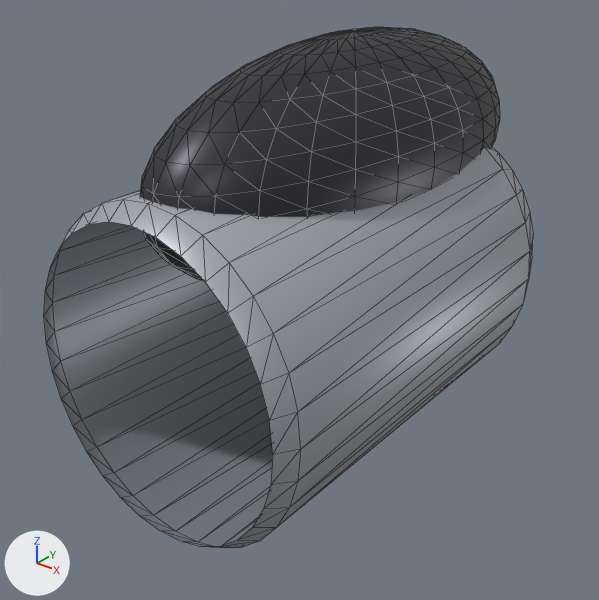
Two versions of the glTF model models/cockpit_frame.glb, one commit apart.
Rendered twice from a 50 mm lens placed at (2.04, -2.79, 1.62), pointed at (-0.08, -0.14, -0.02). The axes (+X, +Y, +Z) are drawn at lower left. The lights are the same throughout. The older version comes first. Mesh edges are drawn as thin lines. Where no turn or scale is listed for an object, it has been applied to the vertices. Vertices at exactly the same position are counted once.

The first picture shows 'cockpit_frame'.
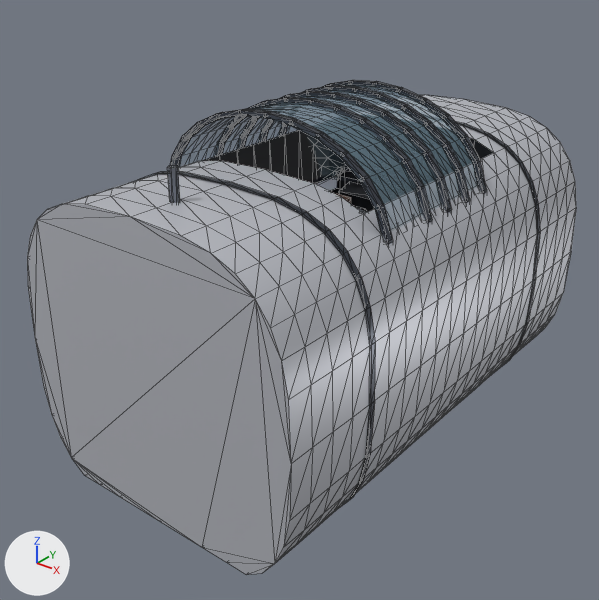
What changed in the scene script:
```text
Change mat_cockpit_body:
    mat_cockpit_body.base_color: (0.42, 0.44, 0.48) -> (0.57, 0.587, 0.638)  # grey #adb1b8 -> light grey #c7c9d1
    mat_cockpit_body.roughness: 0.45 -> 0.42
Change mat_dark:
    mat_dark.base_color: (0.05, 0.05, 0.06) -> (0.01, 0.0116, 0.0153)  # dark grey #3f3f45 -> black #191c21
    mat_dark.roughness: 0.4 -> 0.6
Add mat_gauge:
    mat_gauge = principled_material('gauge')
    mat_gauge.base_color = (0.477, 0.538, 0.604)  # light grey #b8c2cc
    mat_gauge.metallic = 0.1
    mat_gauge.roughness = 0.25
Add mat_leather:
    mat_leather = principled_material('leather')
    mat_leather.base_color = (0.0684, 0.0272, 0.0134)  # brown #4a2e1f
    mat_leather.roughness = 0.72
Add mat_metal:
    mat_metal = principled_material('metal')
    mat_metal.base_color = (0.263, 0.285, 0.33)  # grey #8c919b
    mat_metal.metallic = 0.8
    mat_metal.roughness = 0.3
Add mat_frame:
    mat_frame = principled_material('frame')
    mat_frame.base_color = (0.0732, 0.0835, 0.107)  # greyish blue #4c525c
    mat_frame.metallic = 0.7
    mat_frame.roughness = 0.35
Change me_body:
    used by ob_cockpit_frame; location = (0.0, 0.0, 0.0); scale = (0.65, 1.0, 0.7)
    remove me_body.from_pydata(...)  # 1068 vertices, 2032 faces; spans x -1.0..1.0, y -1.12..1.27, z -1.0..1.61
    add me_body.from_pydata(...)  # 1070 vertices, 1904 faces; spans x -0.68..0.68, y -1.12..1.12, z -0.6..0.8
    me_body part 1: a new loose piece, a box spanning x -0.449..-0.389, y -0.45..0.585, z 0.262..0.332, in mat_frame (greyish blue #4c525c)
    me_body part 2: a new loose piece, a box spanning x -0.419..0.419, y 0.555..0.615, z 0.262..0.332, in mat_frame (greyish blue #4c525c)
    me_body part 3: a new loose piece, a box spanning x -0.15..0.15, y -0.19..-0.08, z 0.34..0.5, in mat_leather (brown #4a2e1f)
    me_body part 4: a new loose piece, a 6-sided cylinder along z spanning x -0.018..0.018, y -0.941..-0.909, z 0.498..0.798, in mat_metal (grey #8c919b)
    me_body part 5: the loose piece of 160 vertices spanning x -1.0..1.0, y -1.12..1.12, z -1.0..1.0 is rebuilt with 662 vertices and now spans x -0.68..0.68, y -1.12..1.12, z -0.59..0.68
    me_body part 6: a new loose piece of 64 vertices spanning x -0.68..0.68, y -0.69..-0.66, z -0.6..0.68, in mat_frame (greyish blue #4c525c)
    me_body part 7: a new loose piece of 64 vertices spanning x -0.68..0.68, y 0.66..0.69, z -0.6..0.68, in mat_frame (greyish blue #4c525c)
    me_body part 8: 852 vertices removed from x -0.65..0.65, y -1.04..1.27, z 0.19..1.61; 48 vertices added at x -0.31..0.31, y -0.18..0.7, z -0.21..0.38
    other edits to the shape of me_body do not show in these pictures
    remove me_body.materials.append(mat_glass)  # blue #4b6981
    add me_body.materials.append(mat_frame)  # greyish blue #4c525c
    add me_body.materials.append(mat_leather)  # brown #4a2e1f
    add me_body.materials.append(mat_gauge)  # light grey #b8c2cc
    add me_body.materials.append(mat_metal)  # grey #8c919b
Add me_cockpit_frame_glas:
    me_cockpit_frame_glas.from_pydata(...)  # 1003 vertices, 1592 faces; spans x -0.582..0.582, y -0.45..0.585, z 0.304..0.894
    # faces by material slot: [560, 1032]
    me_cockpit_frame_glas.materials.append(mat_glass)  # blue #9ec2d6
    me_cockpit_frame_glas.materials.append(mat_frame)  # greyish blue #4c525c
Change ob_cockpit_frame:
    ob_cockpit_frame.scale: (0.65, 1.0, 0.7) -> (1.0, 1.0, 1.0)
Add ob_cockpit_frame_glas:
    ob_cockpit_frame_glas = bpy.data.objects.new('cockpit_frame_Glas', me_cockpit_frame_glas)
    ob_cockpit_frame_glas.location = (0.0, 0.0, 0.0)
```

Changed parts and their boxes [x1, y1, x2, y2] in the pictures (599 x 600 px):
'cockpit_frame', recoloured, surface changed, reshaped, rescaled (12% wider, 8% shorter)
    before: [44, 27, 533, 548]
    after: [27, 95, 576, 575]
'cockpit_frame_Glas', added
    after: [170, 80, 487, 245]
    faces in mat_glass (blue #9ec2d6): [172, 84, 479, 236]
    faces in mat_frame (greyish blue #4c525c): [170, 80, 487, 245]
part 1 of me_body, added
    after: [309, 175, 337, 191]
part 2 of me_body, added (mostly hidden)
    after: [338, 176, 360, 182]
part 3 of me_body, added (mostly hidden)
    after: [334, 193, 351, 204]
part 4 of me_body, added
    after: [167, 165, 180, 203]
part 5 of me_body, rebuilt
    before: [44, 147, 533, 548]
    after: [27, 95, 576, 575]
part 6 of me_body, added
    after: [138, 172, 376, 509]
part 7 of me_body, added
    after: [455, 121, 541, 371]
part 8 of me_body, cut back
    before: [140, 27, 500, 280]
    after: [339, 182, 374, 212]
